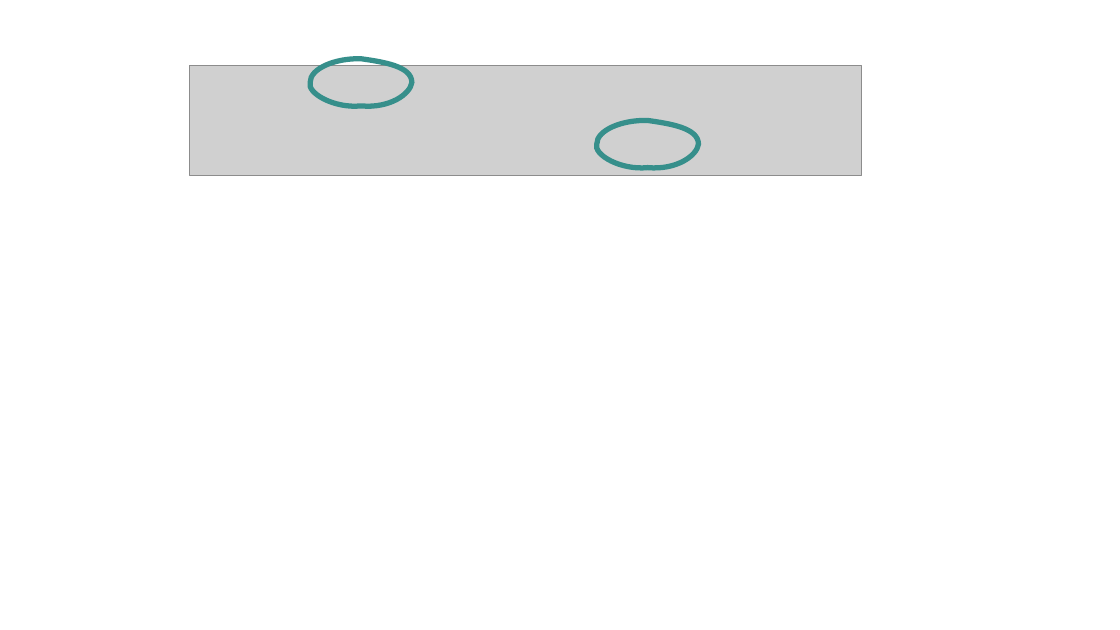
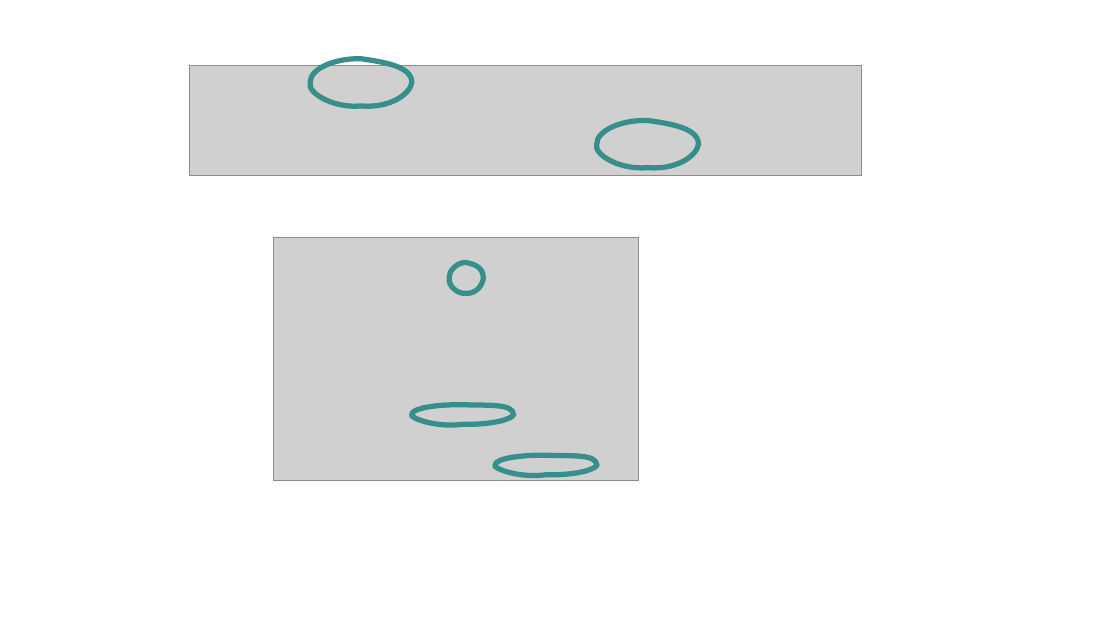
Before and after one commit to selinaZitrone/get-started-with-git, a slide deck: slide 40 of slides/img/images.pptx. Drawn at 1120x630 pixels with LibreOffice and Linux fonts; fonts in the diff are those of the drawing; grey boxes stand for pictures. Boxes give left, top, right and bottom in pixels: in the first picture for what was removed or moved away, otherwise in the second. Text is boxed around its words. In the diff, an @@ line names an element or a change of style, - is before the commit and + after.

```diff
--- a/slides/img/images.pptx
+++ b/slides/img/images.pptx
@@ group added at [274,237,639,480]: 3 freeform shapes, 1 picture @@
```
Also in this commit, not shown: 2 other slides changed, 3 slides added, 15 other files.
